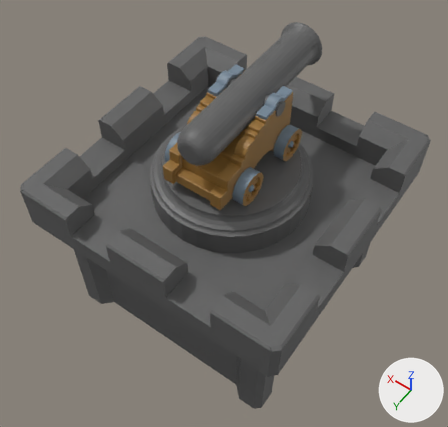
Two versions of the FBX model Assets/Art/Models/Turret_Cannon.fbx, one commit apart.
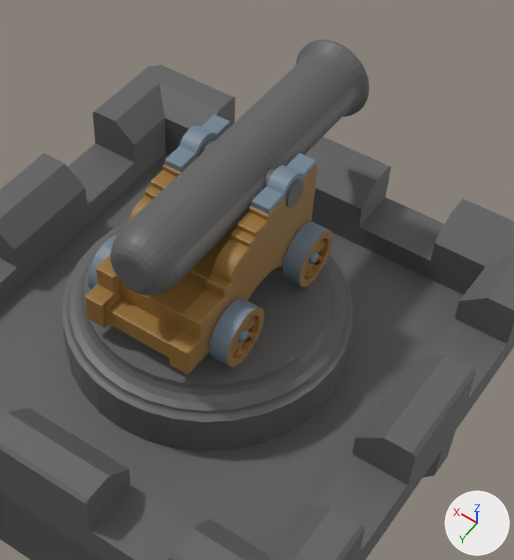
The first picture shows the older version from a 50 mm lens placed at (-2.89, 4.21, 6.84), pointed at (-0.02, 0.18, 0.52). The close-ups show both versions on the part from 26% to 90% of the width and 0% to 74% of the height of that picture; other places that the commit changed are outside them. Lighting does not change. The marker at lower right points along +X, +Y and +Z. Where no turn or scale is listed for an object, it has been applied to the vertices.

The scene before the commit, as lines of its bpy script (objects in view):
```python
me_cube_002 = bpy.data.meshes.new('Cube.002')
me_cube_002.from_pydata(...)  # 1326 vertices, 1075 faces; spans x -0.4..0.4, y -0.709..0.709, z -0.4..0.394
me_cube_002.materials.append(mat_barrelcart)  # picture img_carttexture_png
me_cylinder_001 = bpy.data.meshes.new('Cylinder.001')
me_cylinder_001.from_pydata(...)  # 1120 vertices, 1016 faces; spans x -0.551..0.546, y 0.09..0.506, z 1.795..2.21
me_cylinder_001.materials.append(mat_frontwheels)  # picture img_wheeltexture_png
me_cylinder_002 = bpy.data.meshes.new('Cylinder.002')
me_cylinder_002.from_pydata(...)  # 1120 vertices, 1016 faces; spans x -0.551..0.546, y 0.09..0.506, z 1.795..2.21
me_cylinder_002.materials.append(mat_backwheels)  # picture img_wheeltexture_png
me_cylinder_005 = bpy.data.meshes.new('Cylinder.005')
me_cylinder_005.from_pydata(...)  # 1200 vertices, 1100 faces; spans x -0.42..0.42, y -1.56..0.72, z 2.31..2.88
me_cylinder_005.materials.append(mat_barrel)  # picture img_barreltexture_png
ob_backwheels = bpy.data.objects.new('BackWheels', me_cylinder_002)
ob_backwheels.location = (0.0, 0.077, -0.453)
ob_barrel = bpy.data.objects.new('Barrel', me_cylinder_005)
ob_barrel.location = (0.0, 0.077, -0.453)
ob_barrelcart = bpy.data.objects.new('BarrelCart', me_cube_002)
ob_barrelcart.location = (0.0, 0.077, 1.877)
ob_frontwheels = bpy.data.objects.new('FrontWheels', me_cylinder_001)
ob_frontwheels.location = (0.0, -0.76, -0.453)
# also in view: 'Base' at (0.0, 0.0, 0.1)
```
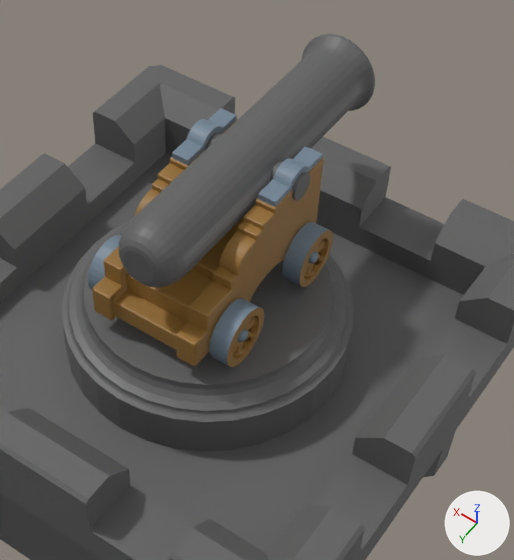
Where the newer file only moved an object's origin or applied its transform, the numbers keep the older frame.

Location of each change, (x1, y1, x2, y2) in pixels of the close-ups (514 x 560 px):
'Barrel', moved: before (110, 39, 369, 295); after (119, 34, 375, 288)
'BarrelCart', moved: before (85, 114, 318, 375); after (92, 108, 324, 366)

What changed in the scene script:
```text
Change me_cylinder_002:
    where me_cylinder_002.from_pydata(...)  # 1120 vertices, 1016 faces; spans x -0.551..0.546, y 0.09..0.506, z 1.795..2.21
    used by ob_backwheels; location = (0.0, 0.077, -0.453)
    me_cylinder_002 part 1: its shading normals changed
Change me_cylinder_005:
    where me_cylinder_005.from_pydata(...)  # 1200 vertices, 1100 faces; spans x -0.42..0.42, y -1.56..0.72, z 2.31..2.88
    used by ob_barrel; location = (0.0, 0.077, -0.453)
    me_cylinder_005 part 2: the whole mesh is moved by (0.0, 0.42, -2.59)
Change ob_barrelcart:
    ob_barrelcart.location: (0.0, 0.077, 1.877) -> (0.0, 0.0, 1.874)
Change ob_barrel:
    ob_barrel.location: (0.0, 0.077, -0.453) -> (0.0, -0.419, 2.141)
```
